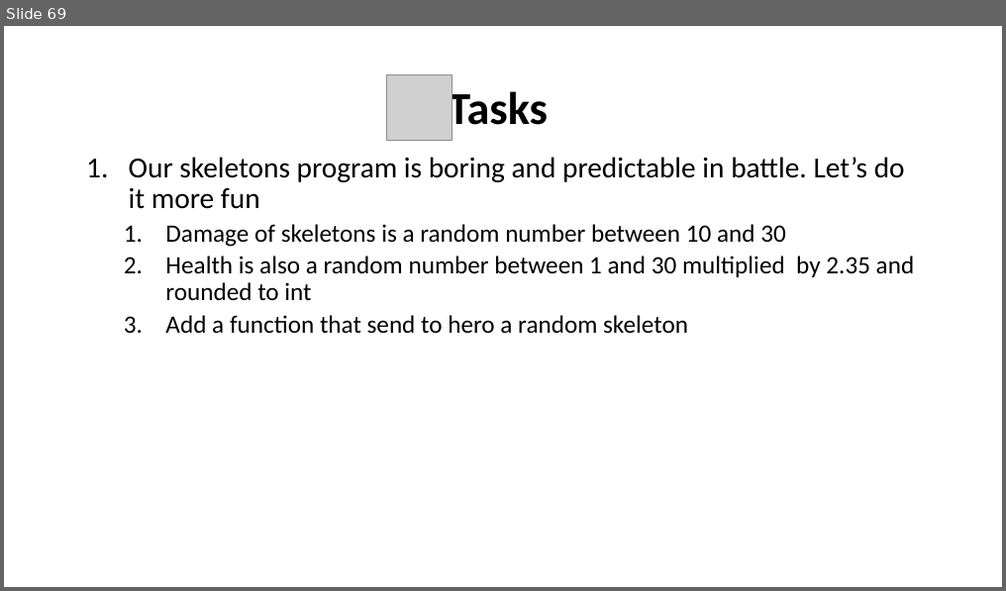
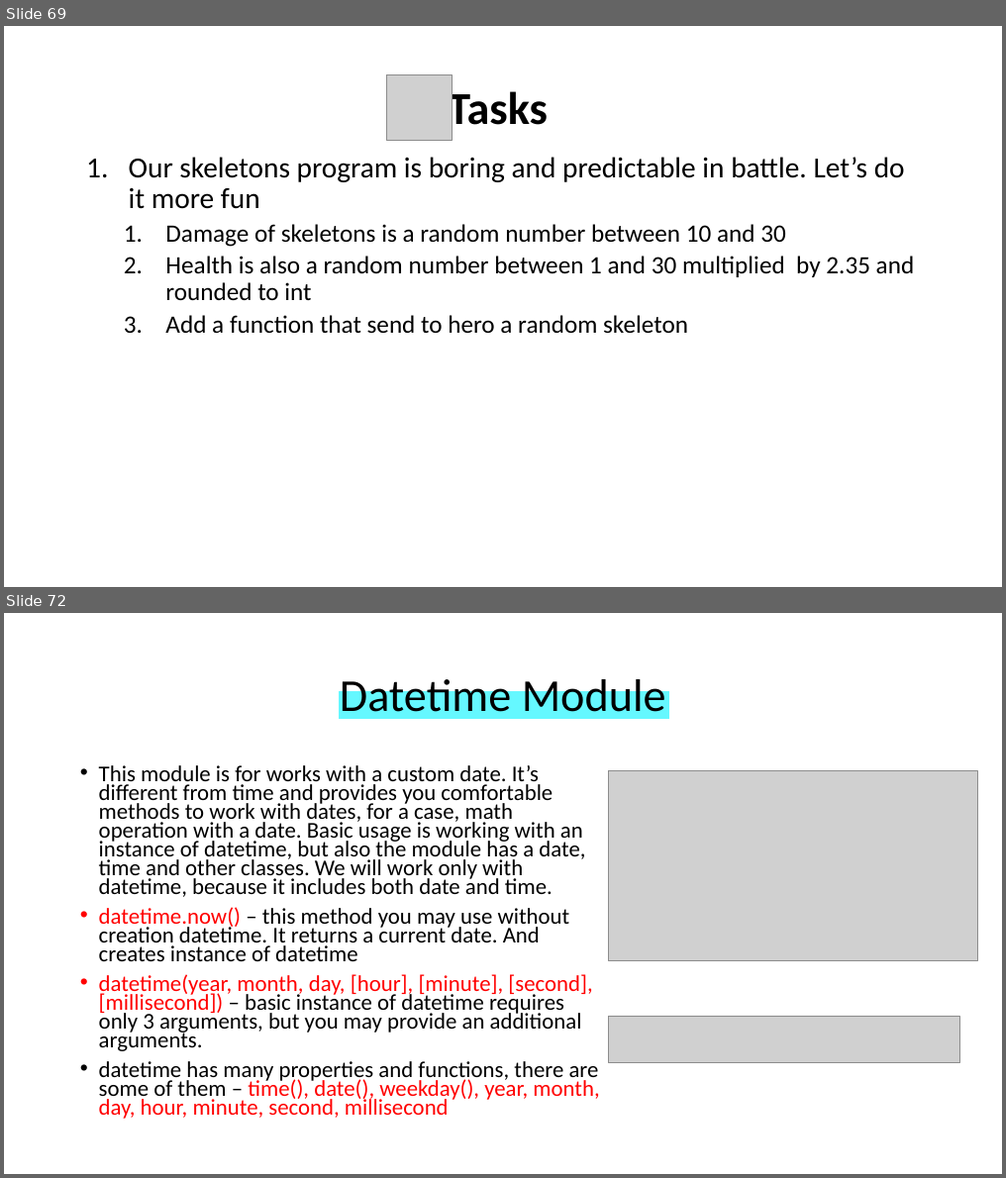
Before and after one commit to WonderLuc/brother-bootcamp, a slide deck: python 101/python_101.pptx. Shown one above the other, each under a label of ours: slide 69 before the commit, slides 69 and 72 after it; the slides between them are not shown. The pictures are 1006x591 and 1006x1178 pixels, drawn with LibreOffice and Linux fonts; fonts in the diff are those of the drawing; grey boxes stand for pictures; background and template pictures are left out. Boxes give left, top, right and bottom in pixels: in the first picture for what was removed or moved away, otherwise in the second. Text is boxed around its words. In the diff, an @@ line names an element or a change of style, - is before the commit and + after.

Commit message:
feat: add datetime and date modules

```diff
--- a/python 101/python_101.pptx
+++ b/python 101/python_101.pptx
@@ slide 72 added at [4,613,1002,1174], background picture (left out) @@
@@ rectangle added at [340,692,669,719], fill #65F8FF, outline #65F8FF 1 pt @@
@@ title added at [340,673,666,723], 44 pt, text #000000 @@
+Datetime Module
@@ text added at [99,765,599,1119], 21.7 pt, text #000000 @@
+• This module is for works with a custom date. It’s different from time and provides you comfortable methods to work with dates, for a case, math operation with a date. Basic usage is working with an instance of datetime, but also the module has a date, time and other classes. We will work only with datetime, because it includes both date and time.
+• datetime.now() – this method you may use without creation datetime. It returns a current date. And creates instance of datetime
+• datetime(year, month, day, [hour], [minute], [second], [millisecond]) – basic instance of datetime requires only 3 arguments, but you may provide an additional arguments.
+• datetime has many properties and functions, there are some of them – time(), date(), weekday(), year, month, day, hour, minute, second, millisecond
@@ picture added at [608,771,978,961] @@
@@ picture added at [608,1016,960,1062] @@
```
Also in this commit, not shown: 2 slides changed, 6 other slides added, 2 other files.
